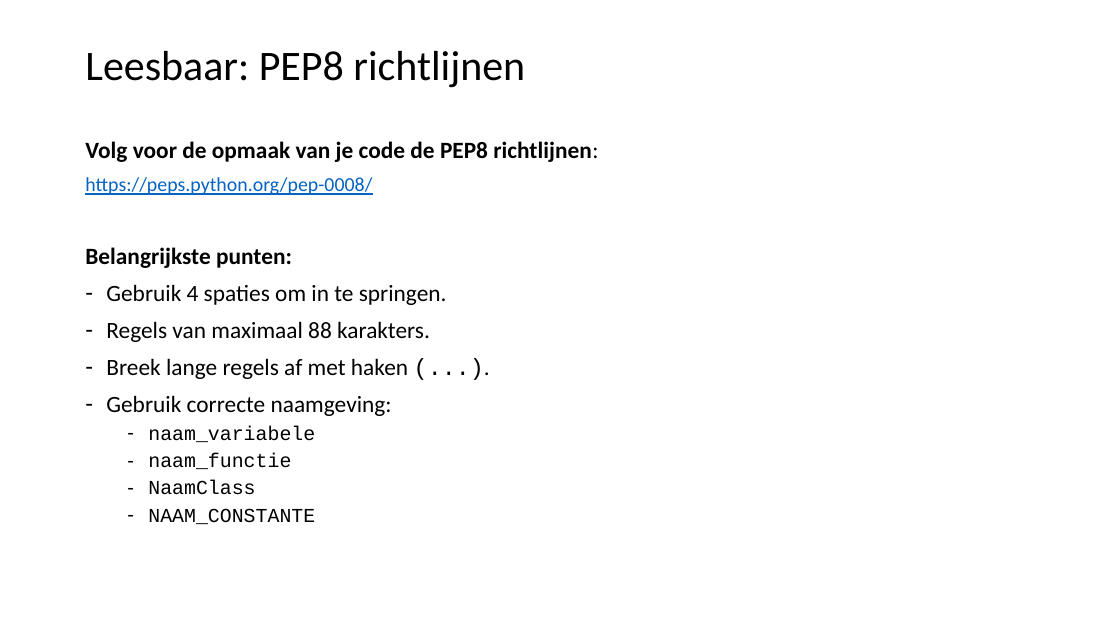
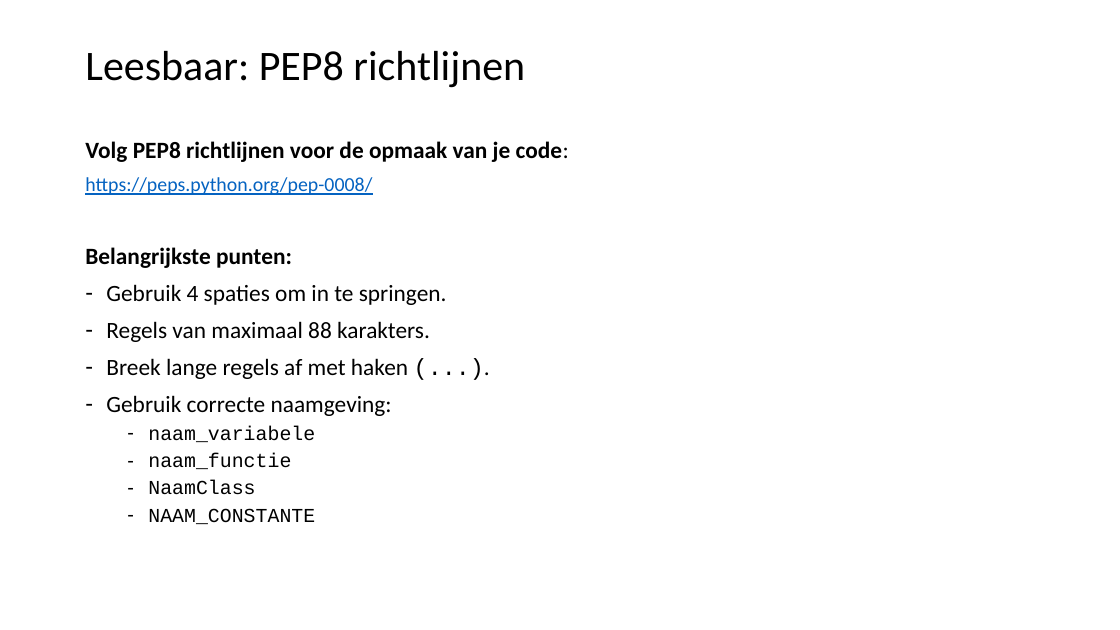
Before and after one commit to LFKoning/knowledge-sharing, a slide deck: slide 5 of python_trainees/2_production_code/python_traineeship_2.pptx. Drawn at 1120x630 pixels with LibreOffice and Linux fonts; fonts in the diff are those of the drawing. Boxes give left, top, right and bottom in pixels: in the first picture for what was removed or moved away, otherwise in the second. Text is boxed around its words. In the diff, an @@ line names an element or a change of style, - is before the commit and + after.

```diff
--- a/python_trainees/2_production_code/python_traineeship_2.pptx
+++ b/python_trainees/2_production_code/python_traineeship_2.pptx
@@ text at (85, 141, 569, 162): text changed @@
-Volg voor de opmaak van je code de PEP8 richtlijnen:
+Volg PEP8 richtlijnen voor de opmaak van je code:
```
Also in this commit, not shown: 15 other slides changed, 3 slides added, 4 slides removed, 9 other files.
